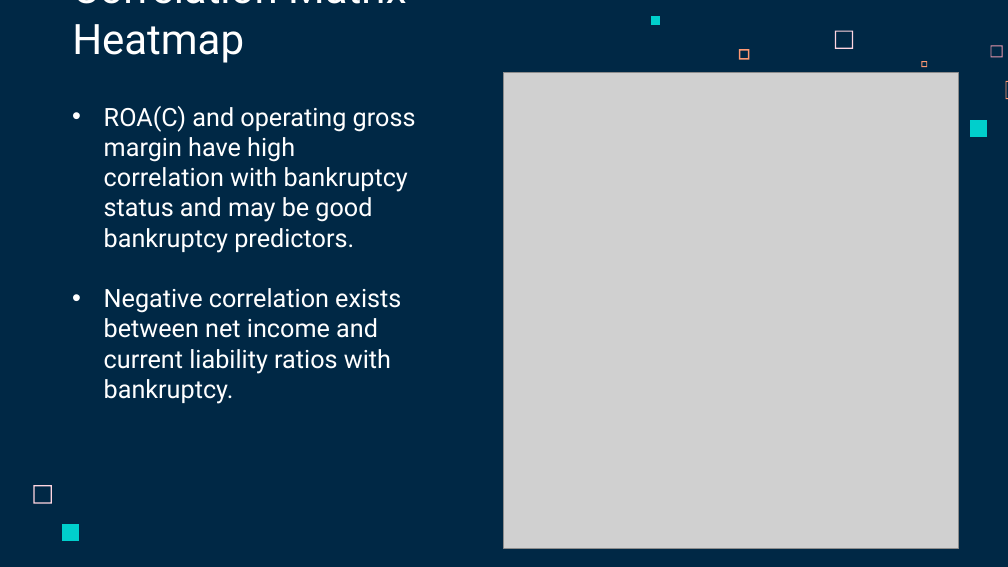
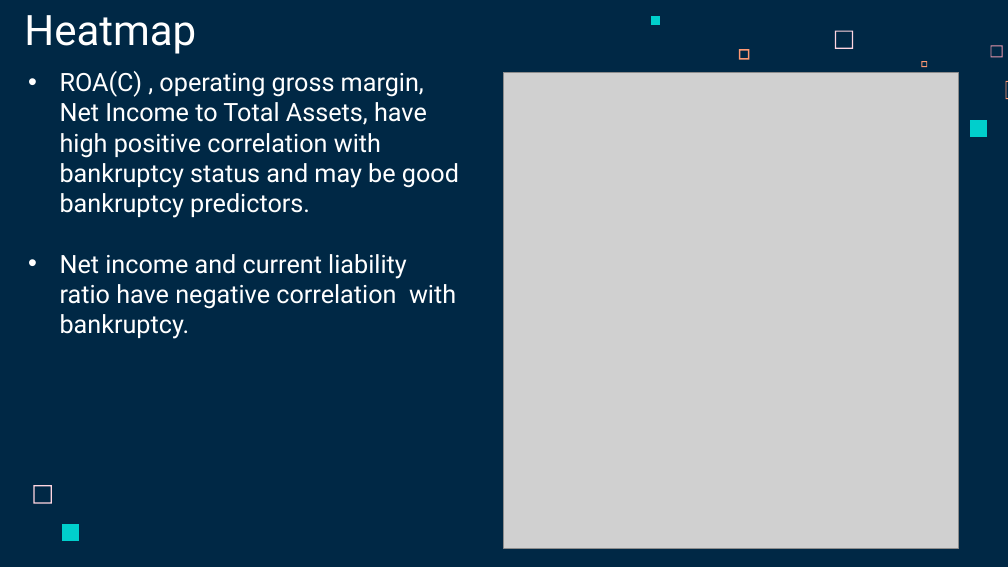
Before and after one commit to whoismanoj/Team8-Company-Bankruptcy-Prediction-Mini-Project-DSAI, a slide deck: slide 9 of SC1015 Project Slides_PT1 (Team 8).pptx (slide 8 before the commit). Drawn at 1008x567 pixels with LibreOffice and Linux fonts; fonts in the diff are those of the drawing; grey boxes stand for pictures. Boxes give left, top, right and bottom in pixels: in the first picture for what was removed or moved away, otherwise in the second. Text is boxed around its words. In the diff, an @@ line names an element or a change of style, - is before the commit and + after.

```diff
--- a/SC1015 Project Slides_PT1 (Team 8).pptx
+++ b/SC1015 Project Slides_PT1 (Team 8).pptx
@@ title "Correlation Matrix Heatmap" rewrapped from bbox=[72, 0, 406, 63] to bbox=[24, 15, 196, 54] @@
@@ text at bbox=[60, 71, 459, 339]: text changed @@
-      • ROA(C) and operating gross margin have high correlation with bankruptcy status and may be good bankruptcy predictors.
-• Negative correlation exists between net income and current liability ratios with bankruptcy.
+      • ROA(C) , operating gross margin, Net Income to Total Assets, have high positive correlation with bankruptcy status and may be good bankruptcy predictors.
+• Net income and current liability ratio have negative correlation with bankruptcy.
```
Also in this commit, not shown: 3 other slides changed, 1 slide added.
